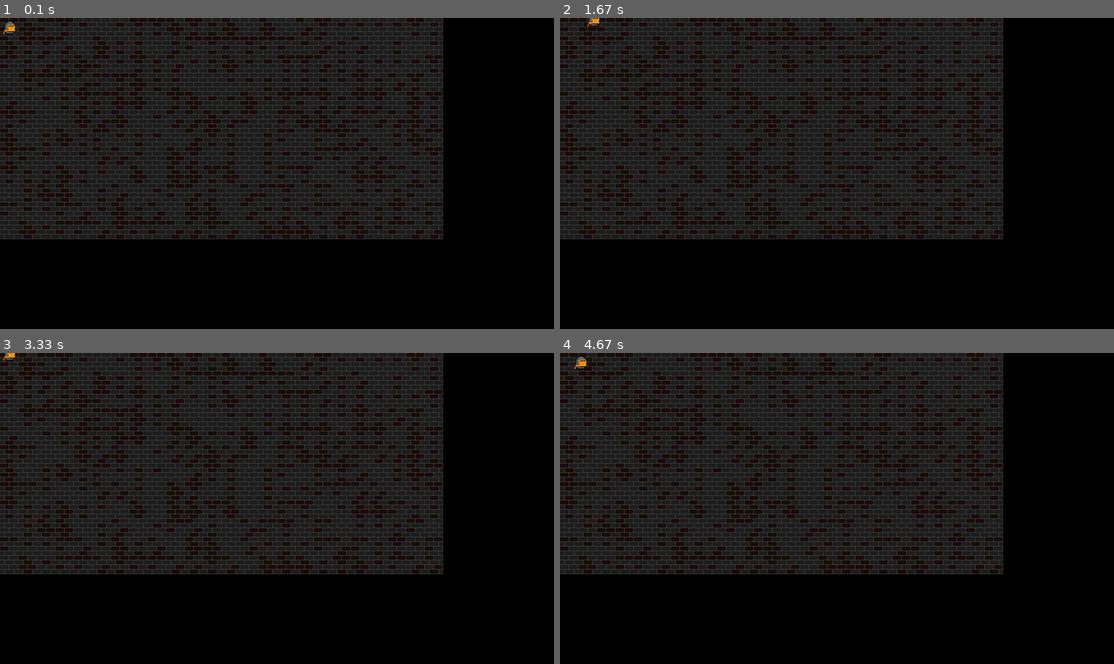
Above: before the commit, frames 1-4 (two rows, left to right).
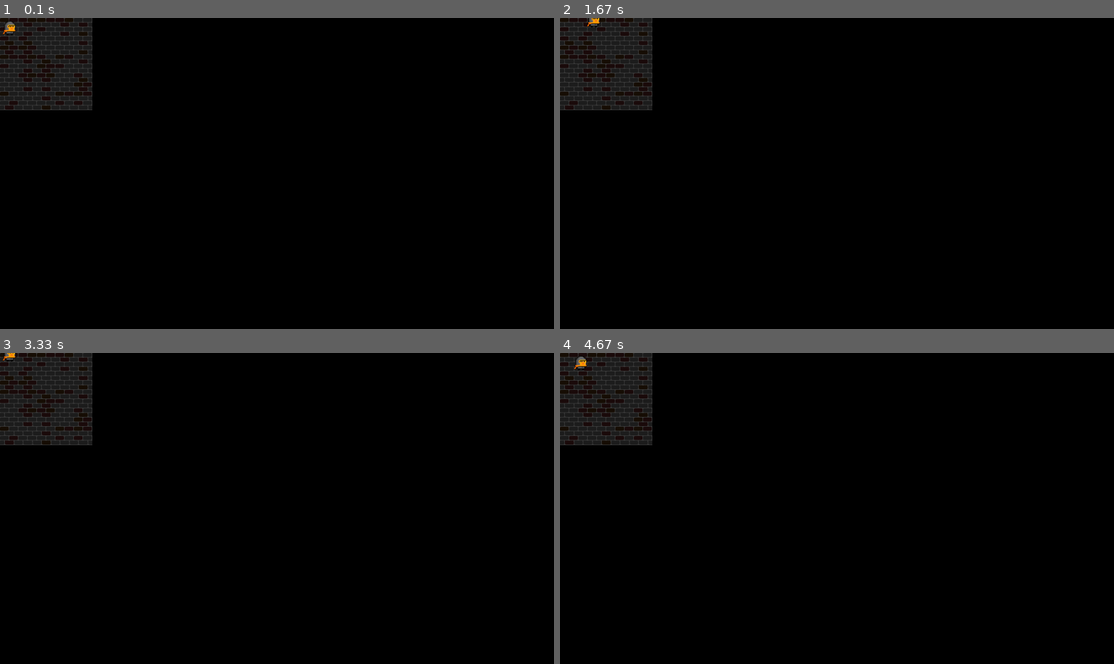
Above: after the commit, the same moments.

Repository: VladislavTuzov/PyGame
Game: pygame game, started from main.py
Two runs of this game, one before a commit and one after it. Both use one fixed random seed, a clock stepped at 60 frames per second and the inputs below.
Inputs:
- Up to frame 1 (0.1 s): no input
- Up to frame 2 (1.67 s): hold Right 0.33-0.8 s; hold Up 0.83-1.13 s; hold Right 1.17-1.63 s
- Up to frame 3 (3.33 s): hold Left 1.67-2.2 s; hold Down 2.23-2.53 s; hold Left 2.57-2.97 s; hold Up from 3 s (still down)
- Up to frame 4 (4.67 s): release Up at 3.37 s; hold Right 3.4-4.03 s; hold Down 4.07-4.43 s; hold Left from 4.47 s (still down)

The runs differ from the first frame. In frame 1, 48% of the frame differs, in the area x 0-80%, y 0-72%; in frame 2, 48%; in frame 3, 48%; in frame 4, 48%.

Commit message:
test generation from pattern

Diff:
--- a/main.py
+++ b/main.py
@@ -12,7 +12,13 @@
 	pygame.display.set_caption('Hero Test')
 	clock = pygame.time.Clock()
 
-	floor = Floor(24, 12, 'dungeon')
+	pattern = ('#####',
+			   '#   #',
+			   '    #',
+			   '#   #',
+			   '## ##')
+
+	floor = Floor.from_pattern(pattern, 'dungeon')
 	knight = Knight()
 
 	running = True
